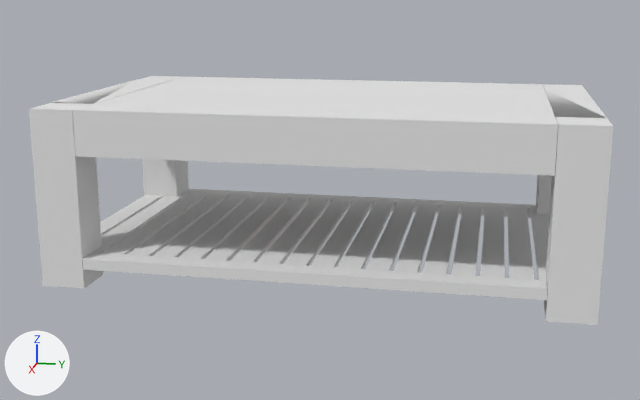
Two versions of the OBJ model android/assets/furnitures/tables/1/1.obj, one commit apart.
Before and after are seen from a camera (50 mm lens) standing at (34.2, 6.7, 7.6) and looking at (0.3, 0.0, -0.8). Lighting does not change. The marker at lower left points along +X, +Y and +Z. Where no turn or scale is listed for an object, it has been applied to the vertices.
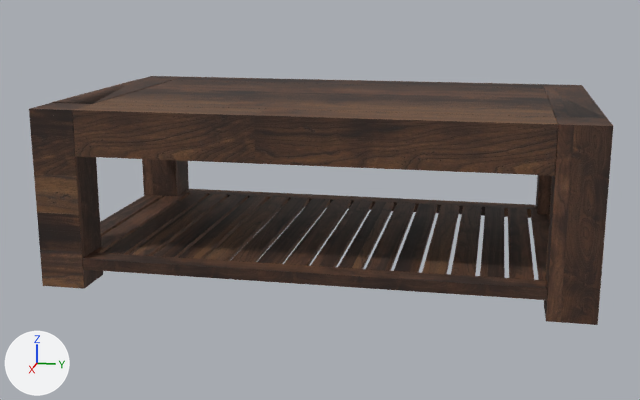
The newer file is also rescaled (x0.1) as a whole; pictures and numbers use the older file's frame.

Changed parts and their boxes (x1, y1, x2, y2) in the pictures (640 x 400 px):
'Mesh80_Group36_Group32_Group1_Model', surface changed (grey to brown): (73, 104, 558, 176) in both
'Mesh79_Group42_Group36_Group32_Group1_Model', surface changed (grey to brown): (544, 117, 613, 325) in both
'Mesh76_Group39_Group36_Group32_Group1_Model', surface changed (white to brown): (95, 80, 555, 117) in both
'Mesh75_Group38_Group36_Group32_Group1_Model', surface changed (grey to brown): (29, 103, 103, 289) in both
'Mesh52_Group33_Group32_Group1_Model', surface changed (grey to brown): (83, 252, 548, 300) in both
'Mesh53_Group34_Group32_Group1_Model', surface changed (grey to brown): (183, 189, 536, 218) in both
'Mesh74_Group37_Group36_Group32_Group1_Model', surface changed (grey to brown): (142, 76, 189, 198) in both
'Mesh62_Group35_Group32_Group1_Model', surface changed: (508, 208, 534, 280) in both
'Mesh71_Group35_Group32_Group1_Model', surface changed: (230, 198, 309, 262) in both
'Mesh63_Group35_Group32_Group1_Model', surface changed (grey to black): (257, 199, 330, 264) in both
'Mesh54_Group35_Group32_Group1_Model', surface changed (grey to brown): (205, 197, 288, 261) in both
'Mesh73_Group35_Group32_Group1_Model', surface changed: (338, 202, 394, 269) in both
'Mesh55_Group35_Group32_Group1_Model', surface changed: (178, 196, 268, 259) in both
'Mesh72_Group35_Group32_Group1_Model', surface changed: (284, 200, 351, 266) in both
'Mesh59_Group35_Group32_Group1_Model', surface changed: (311, 201, 372, 267) in both
'Mesh58_Group35_Group32_Group1_Model', surface changed: (366, 203, 415, 271) in both
'Mesh56_Group35_Group32_Group1_Model', surface changed (grey to black): (394, 204, 437, 272) in both
'Mesh64_Group35_Group32_Group1_Model', surface changed: (451, 206, 482, 276) in both
'Mesh61_Group35_Group32_Group1_Model', surface changed (grey to brown): (422, 205, 459, 274) in both
'Mesh82_Group36_Group32_Group1_Model', surface changed: (175, 77, 544, 89) in both
'Mesh68_Group35_Group32_Group1_Model', surface changed (grey to black): (480, 207, 505, 278) in both
'Mesh69_Group35_Group32_Group1_Model', surface changed: (153, 195, 248, 257) in both
'Mesh66_Group35_Group32_Group1_Model', surface changed (grey to brown): (129, 194, 228, 256) in both
'Mesh70_Group35_Group32_Group1_Model', surface changed: (103, 193, 208, 254) in both
'Mesh81_Group36_Group32_Group1_Model', surface changed: (545, 89, 607, 118) in both
'Mesh65_Group35_Group32_Group1_Model', surface changed (grey to brown): (93, 193, 188, 253) in both
'Mesh77_Group40_Group36_Group32_Group1_Model', surface changed (white to brown): (52, 79, 172, 104) in both
'Mesh60_Group35_Group32_Group1_Model', surface changed (grey to brown): (531, 209, 549, 281) in both
'Mesh57_Group35_Group32_Group1_Model', surface changed (grey to brown): (100, 195, 162, 236) in both
'Mesh78_Group41_Group36_Group32_Group1_Model', surface changed (grey to brown): (536, 84, 585, 214) in both

Patch to the scene script:
```diff
--- a/android/assets/furnitures/tables/1/1.obj.py
+++ b/android/assets/furnitures/tables/1/1.obj.py
@@ img_3_jpg @@
+img_3_jpg = load_image('_3.jpg', 'tex/_3.jpg', 900, 900, 'sRGB')
@@ img_5_jpg @@
+img_5_jpg = load_image('_5.jpg', 'tex/_5.jpg', 900, 900, 'sRGB')
@@ img_4_jpg @@
+img_4_jpg = load_image('_4.jpg', 'tex/_4.jpg', 900, 900, 'sRGB')
@@ mat_4 @@
 mat_4 = principled_material('_4')
-mat_4.base_color = (0.8, 0.8, 0.8)  # white #e7e7e7
-mat_4.roughness = 1.0
+mat_4.texture = img_4_jpg
+mat_4.roughness = 0.693
@@ mat_5 @@
 mat_5 = principled_material('_5')
-mat_5.base_color = (0.8, 0.8, 0.8)  # white #e7e7e7
-mat_5.roughness = 1.0
+mat_5.texture = img_5_jpg
+mat_5.roughness = 0.693
@@ mat_3 @@
 mat_3 = principled_material('_3')
-mat_3.base_color = (0.8, 0.8, 0.8)  # white #e7e7e7
-mat_3.roughness = 1.0
+mat_3.texture = img_3_jpg
+mat_3.roughness = 0.693
```
